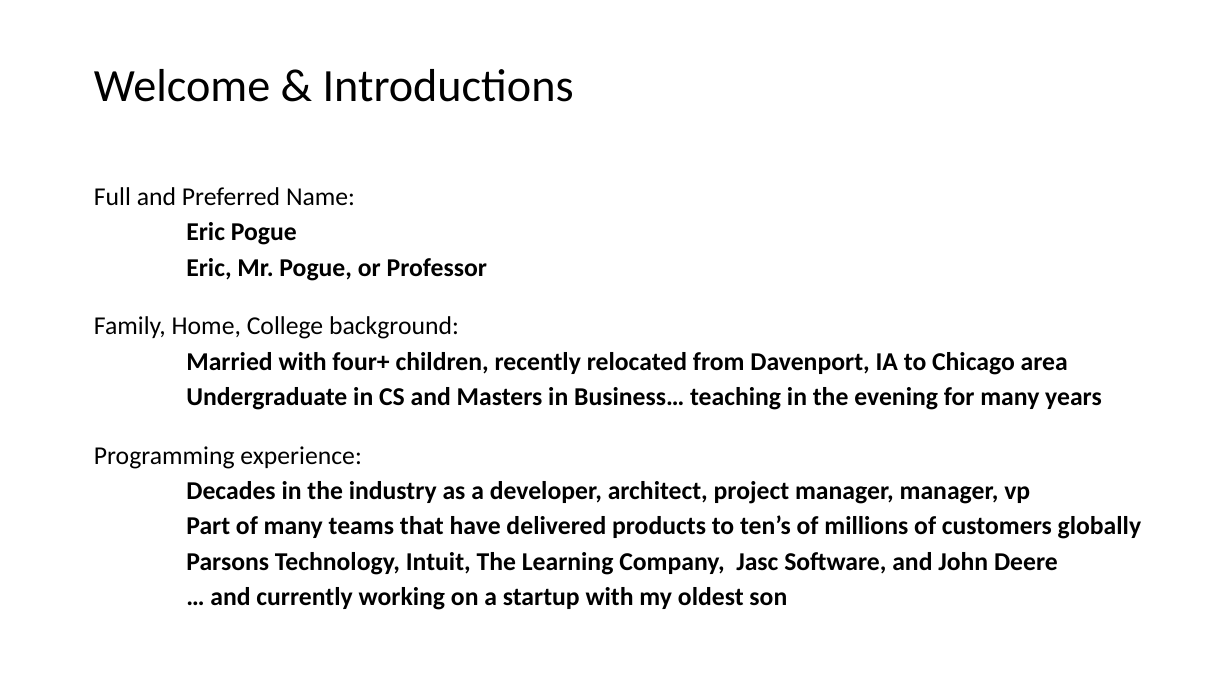
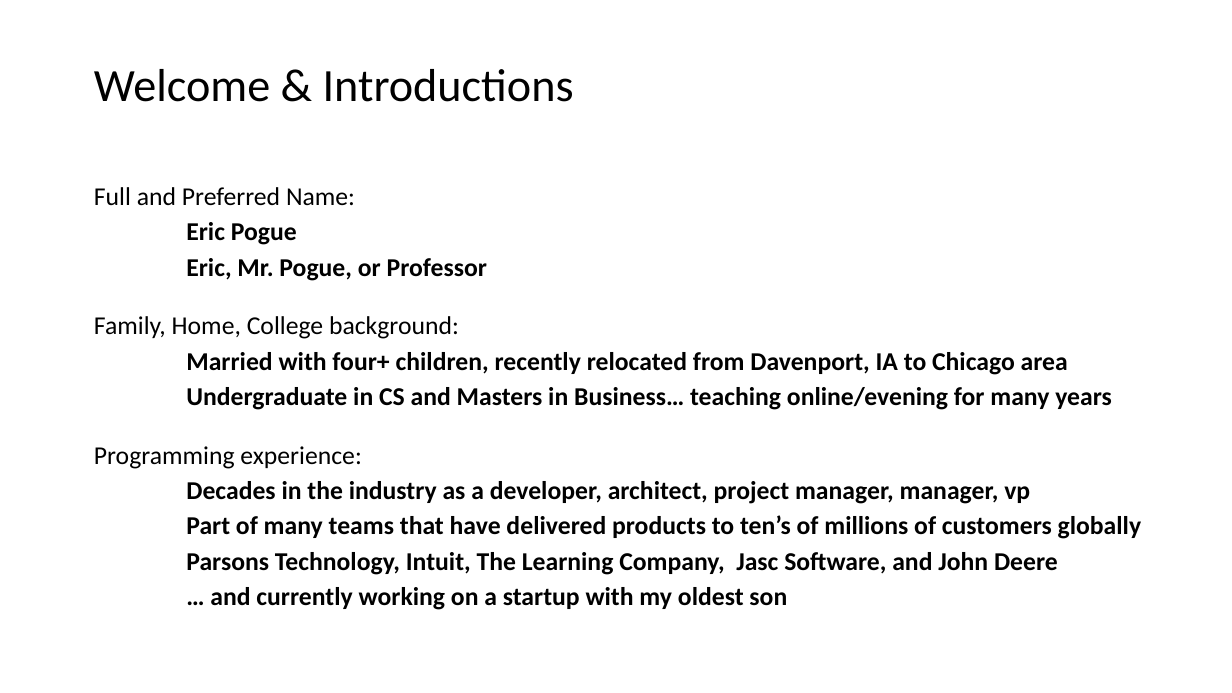
Before and after one commit to EricJPogue/www-epogue-info, a slide deck: slide 4 of CPSC-24700/Presentations/Session-01.pptx (slide 3 before the commit). Drawn at 1232x693 pixels with LibreOffice and Linux fonts; fonts in the diff are those of the drawing. Boxes give left, top, right and bottom in pixels: in the first picture for what was removed or moved away, otherwise in the second. Text is boxed around its words. In the diff, an @@ line names an element or a change of style, - is before the commit and + after.

```diff
--- a/CPSC-24700/Presentations/Session-01.pptx
+++ b/CPSC-24700/Presentations/Session-01.pptx
@@ text at (186, 387, 1112, 410): text changed @@
-Undergraduate in CS and Masters in Business… teaching in the evening for many years
+Undergraduate in CS and Masters in Business… teaching online/evening for many years
```
Also in this commit, not shown: 3 other slides changed, 1 slide added, 1 other file.
